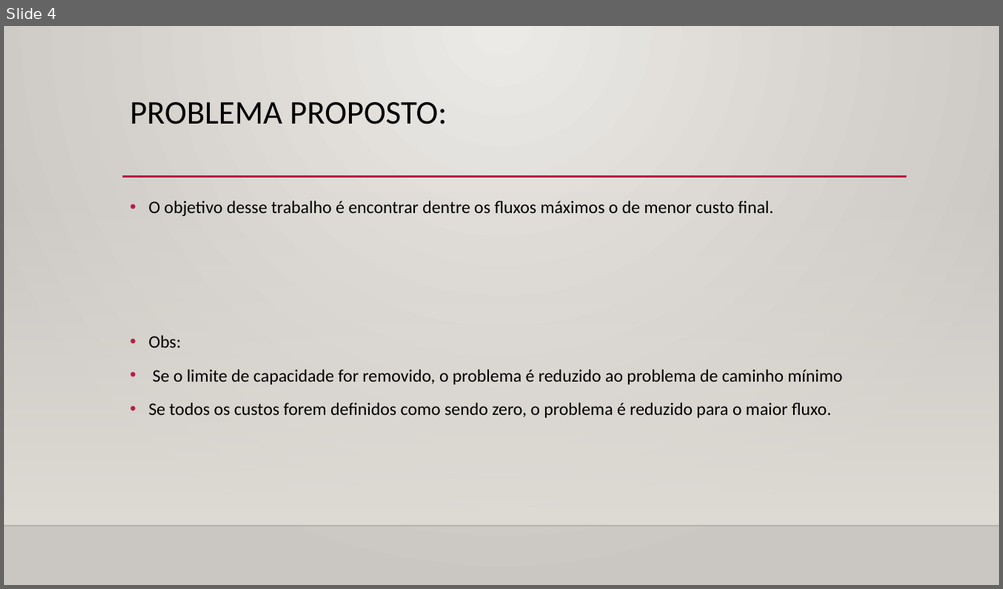
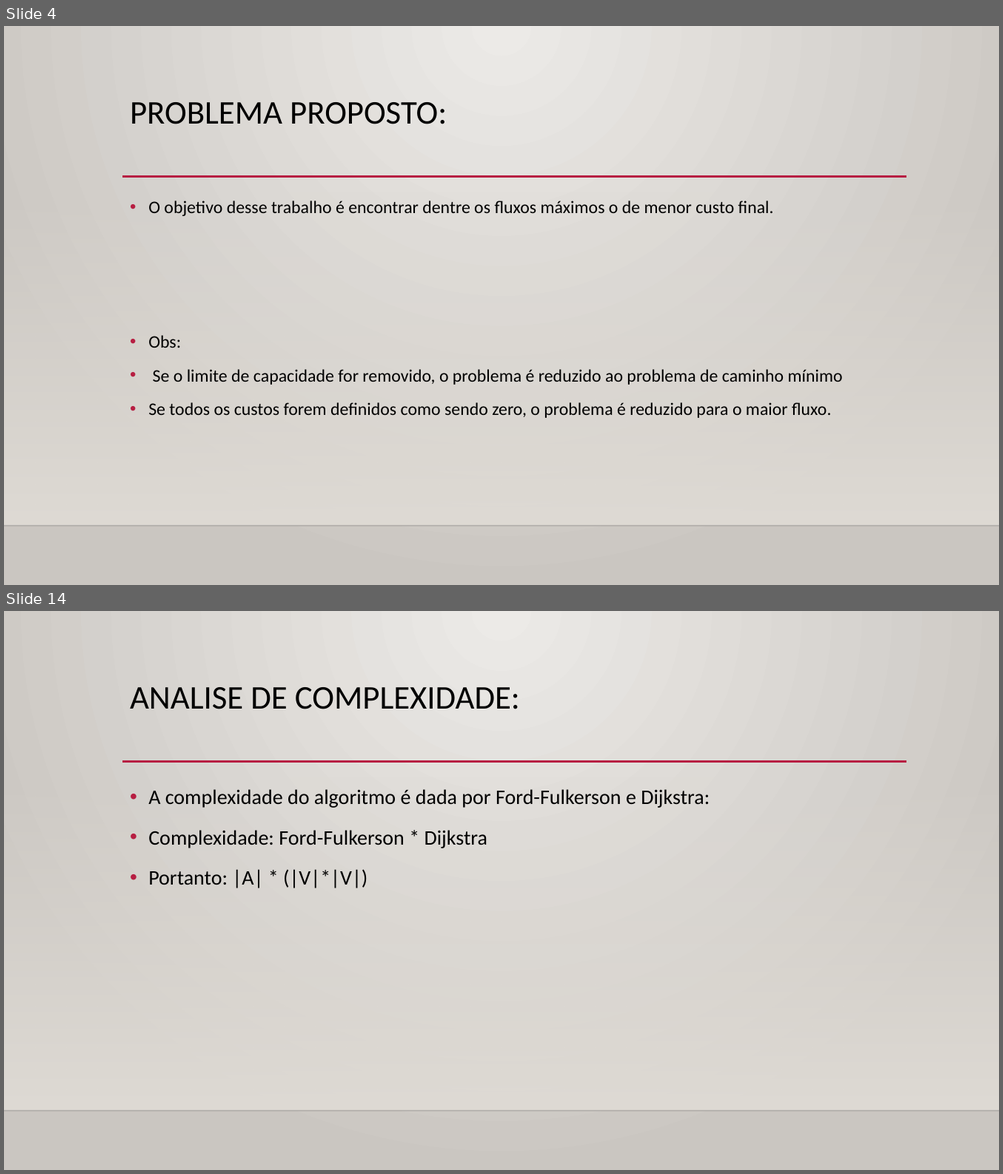
Before and after one commit to vitorhugoclz/EclipseProject, a slide deck: FluxoCustoMinimo/slides e texto/Apresentacao.pptx. Shown one above the other, each under a label of ours: slide 4 before the commit, slides 4 and 14 after it; the slides between them are not shown. The pictures are 1003x589 and 1003x1174 pixels, drawn with LibreOffice and Linux fonts; fonts in the diff are those of the drawing; background and template pictures are left out. Boxes give left, top, right and bottom in pixels: in the first picture for what was removed or moved away, otherwise in the second. Text is boxed around its words. In the diff, an @@ line names an element or a change of style, - is before the commit and + after.

```diff
--- a/FluxoCustoMinimo/slides e texto/Apresentacao.pptx
+++ b/FluxoCustoMinimo/slides e texto/Apresentacao.pptx
@@ slide 14 added at (4, 611, 999, 1170), background gradient #ECEAE7 to #CAC7C1; not listed: 3 template elements that a slide beside it also shows @@
@@ title added at (130, 687, 520, 709), 32 pt, text #000000 @@
+ANALISE DE COMPLEXIDADE:
@@ text added at (148, 789, 709, 889), 20 pt, text #000000 @@
+• A complexidade do algoritmo é dada por Ford-Fulkerson e Dijkstra:
+• Complexidade: Ford-Fulkerson * Dijkstra
+• Portanto: |A| * (|V|*|V|)
```
Also in this commit, not shown: 3 slides changed, 8 other slides added, 4 other files.
